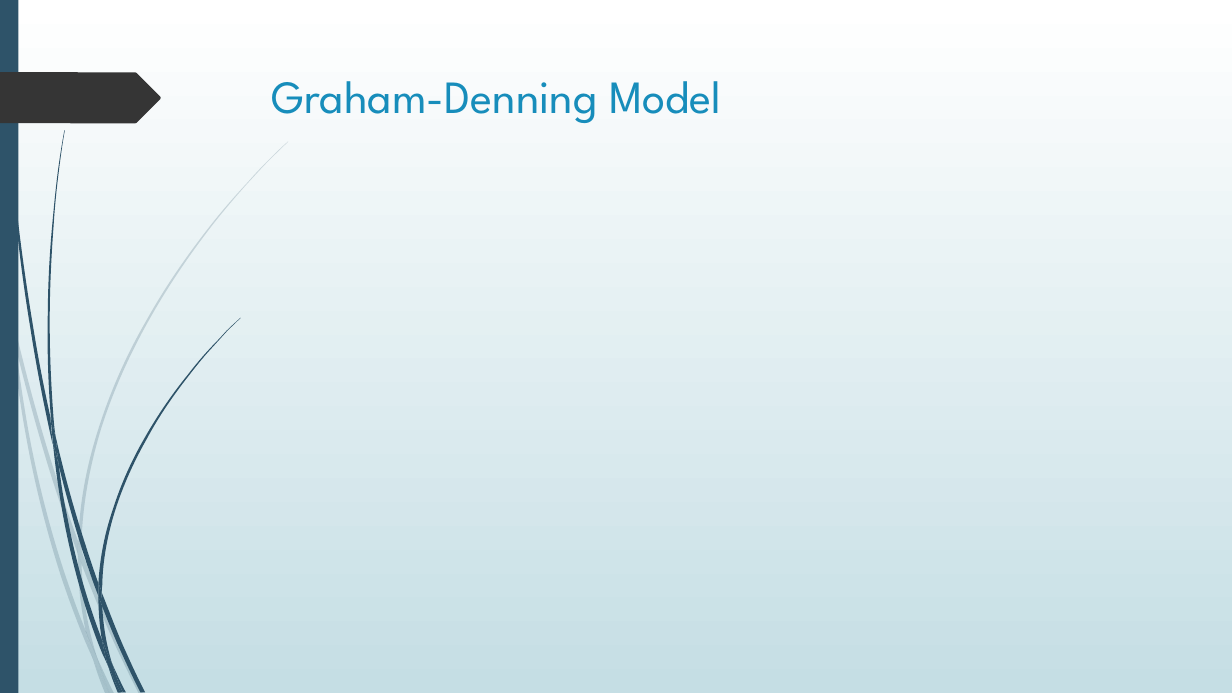
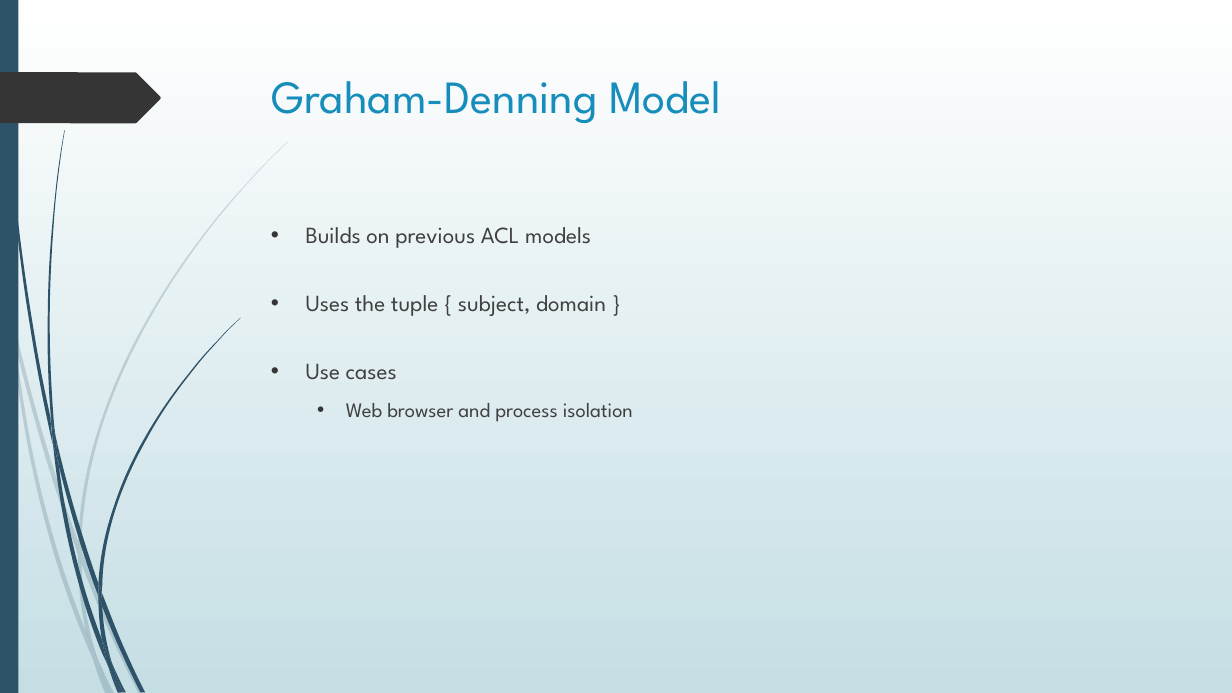
Before and after one commit to dr-natetorious/TIM-7030-Managing_Risks_and_Privacy, a slide deck: slide 9 of Week5_CloudThreats/BachmeierNTIM7030-5.pptx. Drawn at 1232x693 pixels with LibreOffice and Linux fonts; fonts in the diff are those of the drawing. Boxes give left, top, right and bottom in pixels: in the first picture for what was removed or moved away, otherwise in the second. Text is boxed around its words. In the diff, an @@ line names an element or a change of style, - is before the commit and + after.

```diff
--- a/Week5_CloudThreats/BachmeierNTIM7030-5.pptx
+++ b/Week5_CloudThreats/BachmeierNTIM7030-5.pptx
@@ text added at (306,227,633,422), 18 pt, text #404040 @@
+• Builds on previous ACL models
+• Uses the tuple { subject, domain }
+• Use cases
+  • Web browser and process isolation
```
Also in this commit, not shown: 2 other slides changed.
